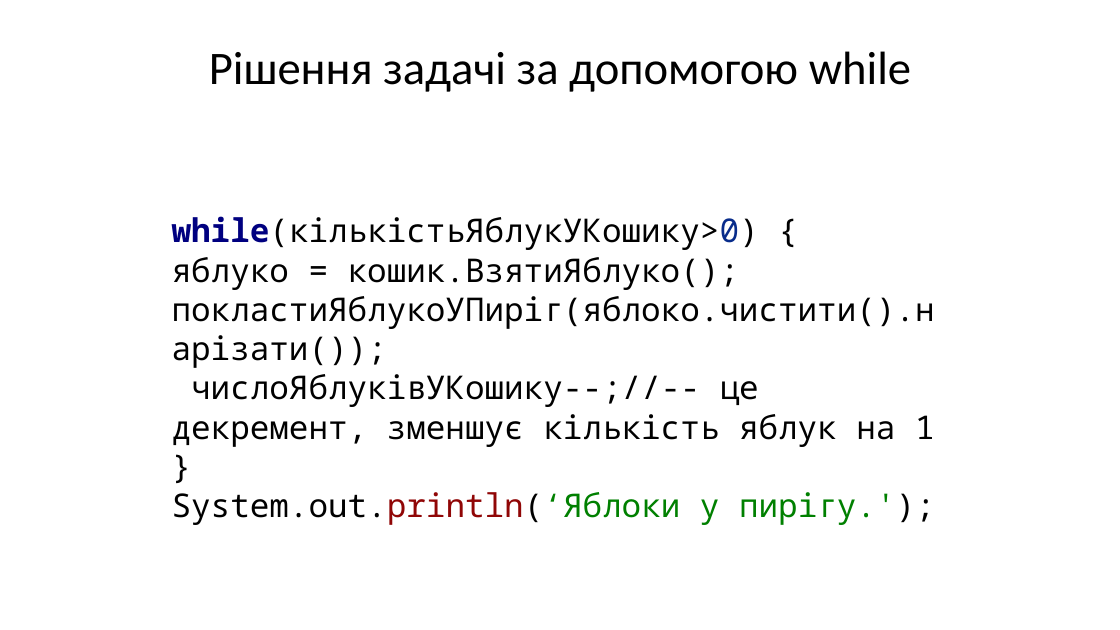
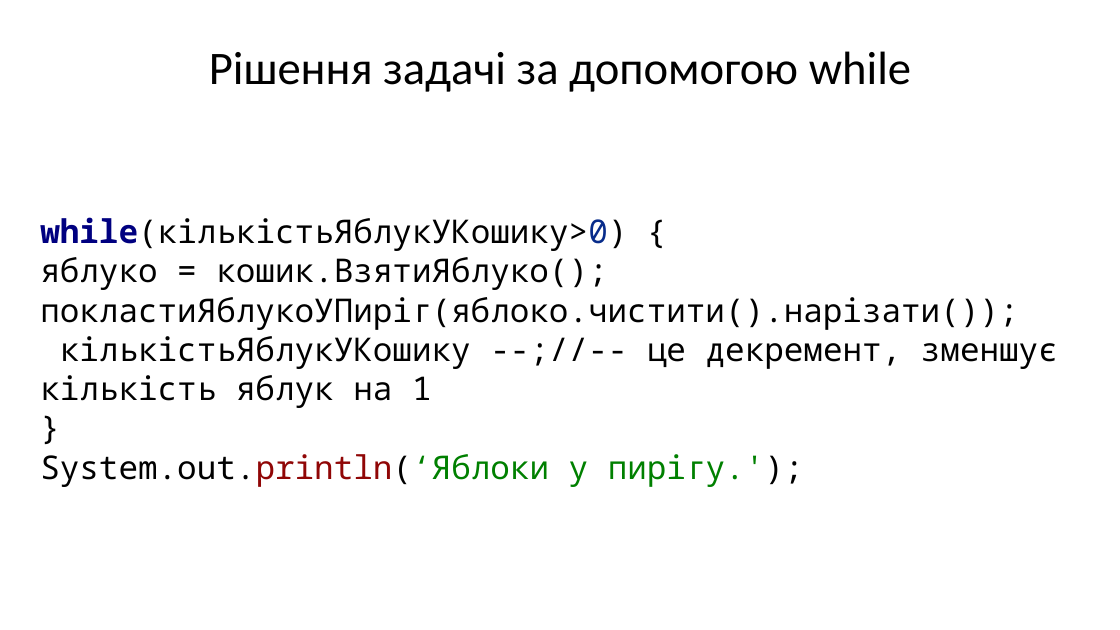
Before and after one commit to arg3ntuum/JavaCourse, a slide deck: slide 3 of Java Урок 5 for while.pptx. Drawn at 1120x630 pixels with LibreOffice and Linux fonts; fonts in the diff are those of the drawing. Boxes give left, top, right and bottom in pixels: in the first picture for what was removed or moved away, otherwise in the second. Text is boxed around its words. In the diff, an @@ line names an element or a change of style, - is before the commit and + after.

```diff
--- a/Java Урок 5 for while.pptx
+++ b/Java Урок 5 for while.pptx
@@ text "while(кількістьЯблукУКошику>0) {": place and size @@
-text "while(кількістьЯблукУКошику>0) {" at [172, 216, 935, 525]
+text "while(кількістьЯблукУКошику>0) {" at [40, 217, 1058, 487]
@@ text at [40, 336, 1058, 408]: text changed @@
-числоЯблуківУКошику--;//-- це декремент, зменшує кількість яблук на 1
+кількістьЯблукУКошику --;//-- це декремент, зменшує кількість яблук на 1
```
Also in this commit, not shown: 9 other files.
